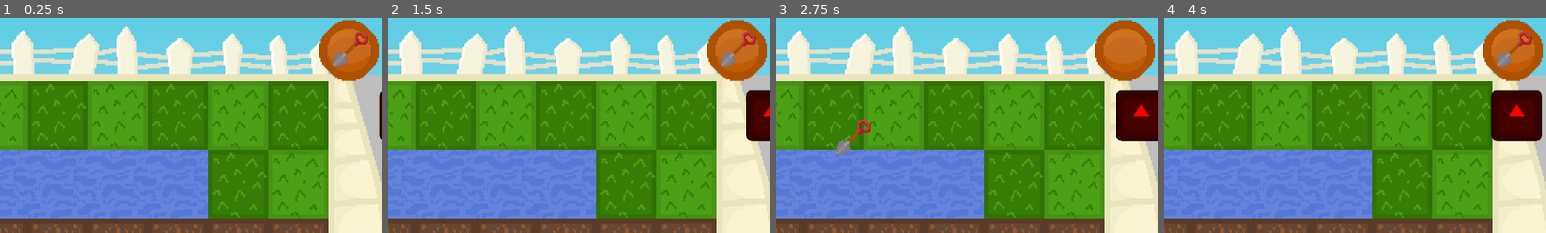
Above: before the commit, frames 1-4 (left to right).
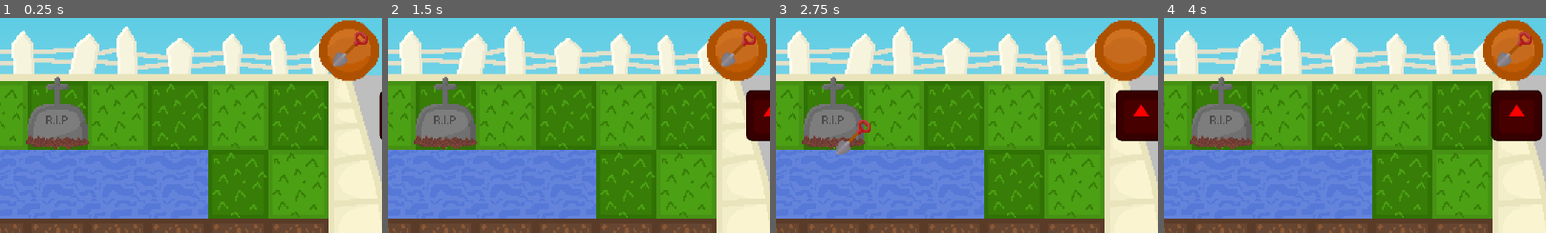
Above: after the commit, the same moments.

Repository: Cloenk/pvz-roguelike-2
Game: Godot game, scene res://GameScenes/Game/game.tscn
Two runs of this game, one before a commit and one after it. Both use one fixed random seed, a clock stepped at 60 frames per second and the inputs below. The engine's default icon, where the game draws it, is replaced by a stand-in: a white triangle on a blue panel in a dark square.
Inputs (mouse positions are % of the whole screen's width and height, from its top left):
- Up to frame 1 (0.25 s): no input
- Up to frame 2 (1.5 s): move the mouse to (72, 45) at 0.52 s; press the mouse at (72, 45) at 0.53 s; hold F (fastForward) 0.53-1.28 s; tap Enter at 1.25 s; move the mouse to (30, 55) at 1.27 s; release the mouse at (30, 55) at 1.28 s; right-click (30, 55) at 1.35 s
- Up to frame 3 (2.75 s): move the mouse to (60, 28) at 2.02 s; hold F (fastForward) from 2.03 s (still down); tap Tab (shovel) at 2.1 s
- Up to frame 4 (4 s): move the mouse to (45, 70) at 2.77 s; click (45, 70) at 2.85 s; move the mouse to (80, 65) at 3.52 s; release F (fastForward) at 3.53 s; right-click (80, 65) at 3.6 s
The pictures show only the part of the screen within x 50-100%, y 0-50%; the shares and areas given below are measured in that part.

The runs differ from the first frame. In frame 1, 3.2% of the frame differs, in the area x 6-24%, y 27-61%; in frame 2, 3.2%; in frame 3, 3.0%; in frame 4, 3.2%.

Commit message:
gravestone start

Diff:
--- /dev/null
+++ b/pvz-roguelike-2/Components/hitBoxes/BigHitBox.tscn
@@ -0,0 +1,7 @@
+[gd_scene format=3 uid="uid://d111gpn64yfb8"]
+
+[sub_resource type="RectangleShape2D" id="RectangleShape2D_0f7yl"]
+size = Vector2(125, 173)
+
+[node name="CollisionShape2D" type="CollisionShape2D" unique_id=1295104235]
+shape = SubResource("RectangleShape2D_0f7yl")
--- /dev/null
+++ b/pvz-roguelike-2/Components/hitBoxes/MediumHitBox.tscn
@@ -0,0 +1,7 @@
+[gd_scene format=3 uid="uid://dgqwphrkoghab"]
+
+[sub_resource type="RectangleShape2D" id="RectangleShape2D_0f7yl"]
+size = Vector2(100, 173)
+
+[node name="CollisionShape2D" type="CollisionShape2D" unique_id=1295104235]
+shape = SubResource("RectangleShape2D_0f7yl")
--- /dev/null
+++ b/pvz-roguelike-2/Components/hitBoxes/SmallHitBox.tscn
@@ -0,0 +1,7 @@
+[gd_scene format=3 uid="uid://bcpe8srilq0wy"]
+
+[sub_resource type="RectangleShape2D" id="RectangleShape2D_0f7yl"]
+size = Vector2(75, 173)
+
+[node name="CollisionShape2D" type="CollisionShape2D" unique_id=1295104235]
+shape = SubResource("RectangleShape2D_0f7yl")
--- a/pvz-roguelike-2/GameScenes/Game/game.tscn
+++ b/pvz-roguelike-2/GameScenes/Game/game.tscn
@@ -70,11 +70,16 @@
 y_sort_enabled = true
 
 [node name="Zombies" type="Node2D" parent="Ysort" unique_id=107792759]
+y_sort_enabled = true
 
 [node name="Zombie" parent="Ysort/Zombies" unique_id=197724976 instance=ExtResource("10_l8dou")]
 position = Vector2(1984, 245)
 
 [node name="Projectiles" type="Node2D" parent="Ysort" unique_id=2124432300]
+y_sort_enabled = true
+
+[node name="LawnObjects" type="Node2D" parent="Ysort" unique_id=157945504]
+y_sort_enabled = true
 
 [node name="sunCounter" type="Node2D" parent="." unique_id=1649239124]
 position = Vector2(1260, 540)
--- a/pvz-roguelike-2/GameScenes/Game/lawn.gd
+++ b/pvz-roguelike-2/GameScenes/Game/lawn.gd
@@ -1,10 +1,15 @@
 extends Node2D
 class_name Lawn
+const GRAVE_STONE = preload("uid://cpksb545pf7aa")
 
 @onready var tile_map: TileMap = $TileMap
+@onready var lawn_objects: Node2D = $"../Ysort/LawnObjects"
 
 var plantsOnLawn: Array[Plant] = []
 var yAddAmount = 0
+
+func _ready() -> void:
+	spawnLawnObjct(GRAVE_STONE,Vector2i(4,0))
 
 func _input(event: InputEvent) -> void:
 	if Input.is_action_just_pressed("LMB"):
@@ -45,6 +50,11 @@
 				GlobalGame.selectedSeedSlot.use()
 	if Input.is_action_just_pressed("RMB"):
 		GlobalGame.selectedSeedSlot = null
+
+func spawnLawnObjct(object: PackedScene,tilePos:Vector2i):
+	var newObject = object.instantiate()
+	newObject.global_position = getTileGlobalPos(tilePos)
+	lawn_objects.add_child(newObject)
 
 func canPlantBePlaced(tilePos:Vector2i, plant:PlantResource):
 	var tileType = getTileType(tilePos)
--- /dev/null
+++ b/pvz-roguelike-2/LawnObjects/graveStone/grave_stone.tscn
@@ -0,0 +1,24 @@
+[gd_scene format=3 uid="uid://cpksb545pf7aa"]
+
+[ext_resource type="Script" uid="uid://dbseaxv83dvcb" path="res://LawnObjects/lawnObject.gd" id="1_1b6sb"]
+[ext_resource type="Script" uid="uid://o7uvrt8a4nn3" path="res://Components/Damage/damage.gd" id="2_qebkm"]
+[ext_resource type="Texture2D" uid="uid://biiq3kvul2ky5" path="res://assets/lawnObjects/graveStone/graveStone1Full.png" id="2_rm1ha"]
+[ext_resource type="PackedScene" uid="uid://d111gpn64yfb8" path="res://Components/hitBoxes/BigHitBox.tscn" id="4_nmhtn"]
+
+[node name="GraveStone" type="Node2D" unique_id=1749296117]
+script = ExtResource("1_1b6sb")
+metadata/_custom_type_script = "uid://dbseaxv83dvcb"
+
+[node name="Sprite2D" type="Sprite2D" parent="." unique_id=934494688]
+position = Vector2(0, -5)
+scale = Vector2(3.6, 3.6)
+texture = ExtResource("2_rm1ha")
+
+[node name="Damage" type="Area2D" parent="." unique_id=672469262 node_paths=PackedStringArray("host")]
+script = ExtResource("2_qebkm")
+host = NodePath("..")
+team = 2
+maxHp = 50.0
+metadata/_custom_type_script = "uid://o7uvrt8a4nn3"
+
+[node name="CollisionShape2D" parent="Damage" unique_id=1295104235 instance=ExtResource("4_nmhtn")]
--- /dev/null
+++ b/pvz-roguelike-2/LawnObjects/lawnObject.gd
@@ -0,0 +1,4 @@
+extends Node2D
+class_name LawnObject
+
+var lawnPos: Vector2i
--- a/pvz-roguelike-2/project.godot
+++ b/pvz-roguelike-2/project.godot
@@ -32,6 +32,7 @@
 "res://Components/": "yellow",
 "res://GameScenes/": "orange",
 "res://Globals/": "pink",
+"res://LawnObjects/": "gray",
 "res://assets/": "red",
 "res://plants/": "green",
 "res://zombies/": "purple"
Not shown, added: pvz-roguelike-2/LawnObjects/lawnObject.gd.uid
Binary file changed: pvz-roguelike-2/assets/Lawn/Lawn.aseprite
Binary file added: pvz-roguelike-2/assets/lawnObjects/graveStone/graveStone.aseprite
Binary file added: pvz-roguelike-2/assets/lawnObjects/graveStone/graveStone1Full.png
Not shown, added: pvz-roguelike-2/assets/lawnObjects/graveStone/graveStone1Full.png.import
Binary file added: pvz-roguelike-2/assets/lawnObjects/graveStone/graveStone33.png
Binary file added: pvz-roguelike-2/assets/lawnObjects/graveStone/graveStone66.png
